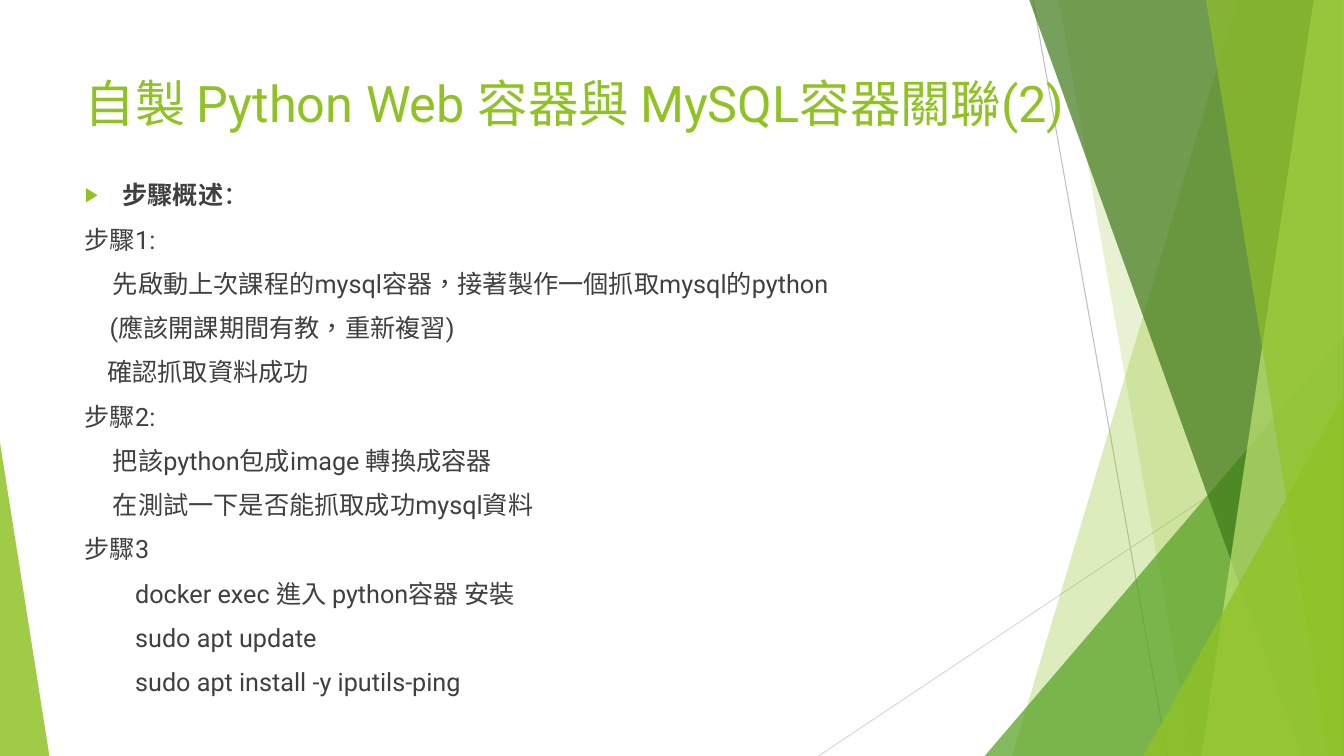
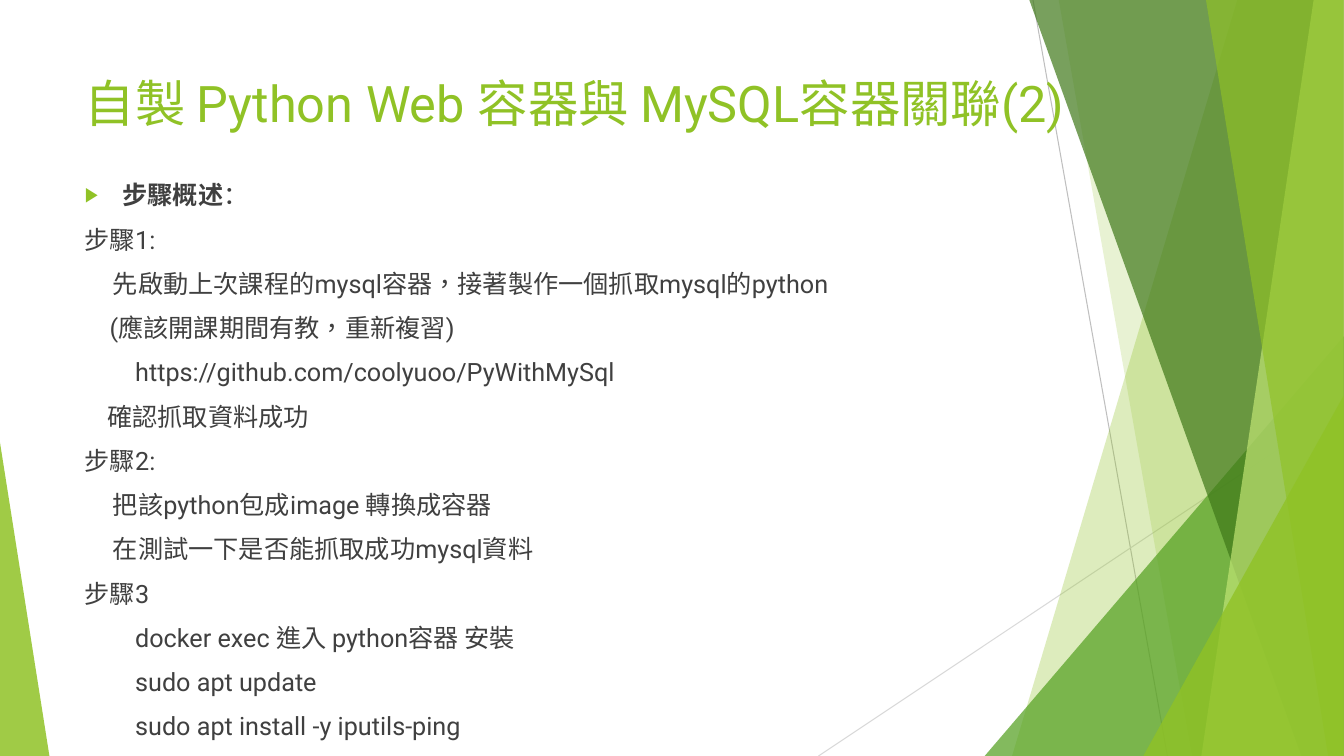
Before and after one commit to coolyuoo/Docker.Class3, a slide deck: slide 25 of 單元3.Dockerfile 解析.pptx. Drawn at 1344x756 pixels with LibreOffice and Linux fonts; fonts in the diff are those of the drawing. Boxes give left, top, right and bottom in pixels: in the first picture for what was removed or moved away, otherwise in the second. Text is boxed around its words. In the diff, an @@ line names an element or a change of style, - is before the commit and + after.

```diff
--- a/單元3.Dockerfile 解析.pptx
+++ b/單元3.Dockerfile 解析.pptx
@@ text at <box>135,362,614,387</box>: paragraph added @@
+https://github.com/coolyuoo/PyWithMySql
```
Also in this commit, not shown: 2 other slides changed.
